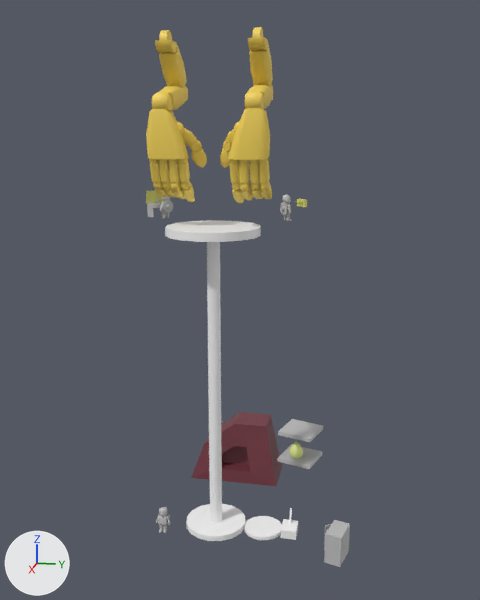
The FBX model Assets/TallerGreda/meshes/Taller_Greda_mecanicos.fbx, before and after one commit.
Both versions are drawn from a 50 mm lens placed at (33.0, 8.0, 21.8), pointed at (-1.1, 1.2, 13.3). Arrows for +X, +Y and +Z are at lower left; the lights stay in place. Where no turn or scale is listed for an object, it has been applied to the vertices.

Names of what the first picture shows: 'horno', 'huevito', 'mueble_chanchito', 'pCylinder2', 'pCylinder3', 'pCylinder4', 'pCylinder5', 'pCylinder59', 'pCylinder8', 'pCylinder9', 'puzle_estrellas', 'repisas', 'tablero_palanca_andamio', 'viga'.
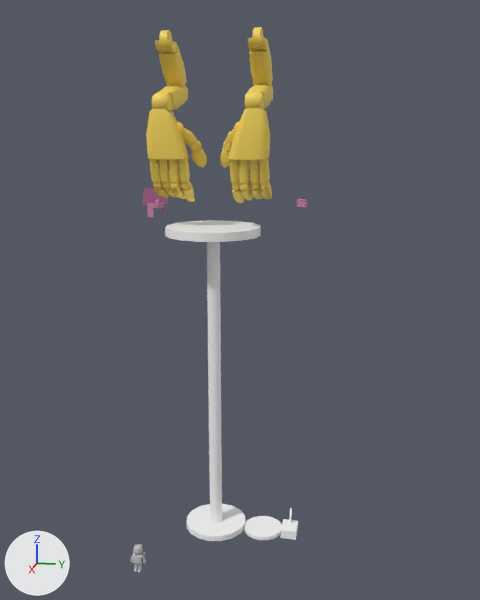
The edits, one by one:
Material 'tableros_superiores' (mat_tableros_superiores) is new.
Its base color is (0.61, 0.215, 0.428) (pink #cd80af).
Mesh me_mesh_007_1 is new.
It has 75 vertices, 61 faces and spans x -0.62..0.62, y -4.66..4.66, z -0.81..0.81.
It uses material mat_tableros_superiores (pink #cd80af).
Object 'huevito' (ob_huevito) is deleted.
Object 'pCylinder4' (ob_pcylinder4) is deleted.
Object 'repisas' (ob_repisas) is deleted.
Object 'tablero_palanca_andamio' (ob_tablero_palanca_andamio) is deleted.
Object 'pCylinder3' (ob_pcylinder3) is deleted.
Object 'horno' (ob_horno) is deleted.
Object 'puzle_estrellas' (ob_puzle_estrellas) is deleted.
Object 'pCylinder2' (ob_pcylinder2) moves from (1.61, -2.63, 0.54) to (4.86, -2.93, 0.32).
Object 'mueble_chanchito' (ob_mueble_chanchito) is deleted.
Object 'puzle_estrellas1' (ob_puzle_estrellas1) is new; it shows me_mesh_007_1.
Its location is (-3.82, -0.27, 18.13).

Pixel boxes (x1, y1, x2, y2) of what changed, in the pictures (480 x 600 px):
'horno', deleted
    before: (191, 412, 282, 486)
'repisas', deleted
    before: (277, 419, 323, 469)
'mueble_chanchito', deleted
    before: (324, 520, 350, 567)
'pCylinder2', moved
    before: (156, 507, 171, 533)
    after: (130, 544, 146, 573)
'puzle_estrellas1', added (pink)
    after: (143, 188, 307, 217)
'puzle_estrellas', deleted
    before: (146, 190, 163, 217)
'pCylinder4', deleted
    before: (280, 195, 292, 221)
'pCylinder3', deleted
    before: (160, 196, 173, 218)
'huevito', deleted
    before: (289, 441, 303, 459)
'tablero_palanca_andamio', deleted
    before: (295, 199, 307, 207)
